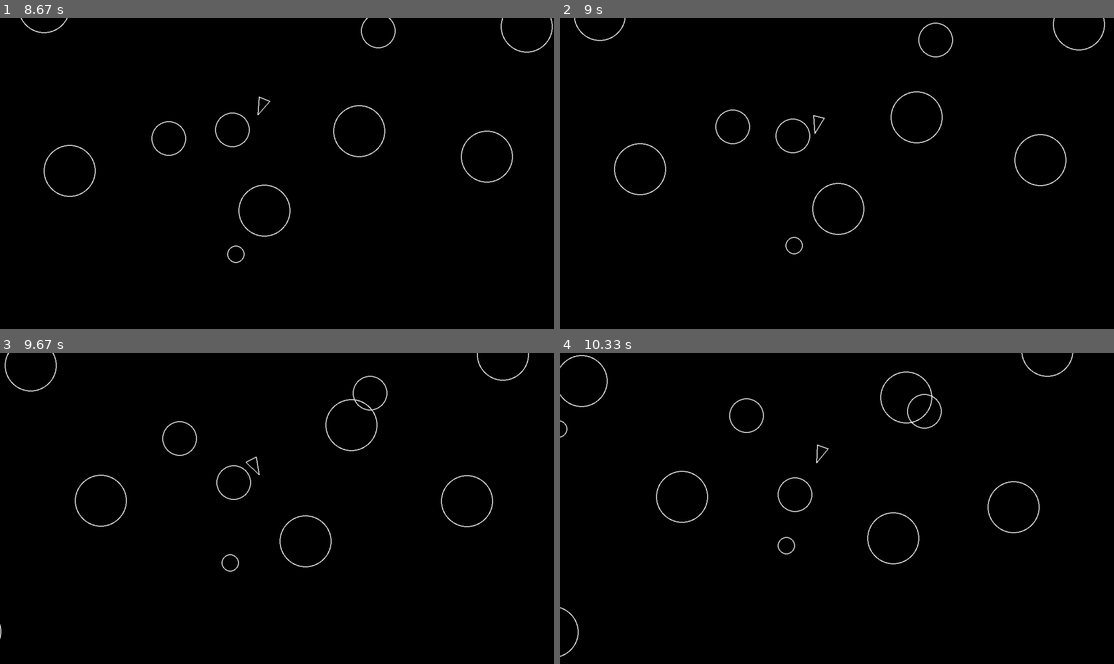
Above: before the commit, frames 1-4 (two rows, left to right).
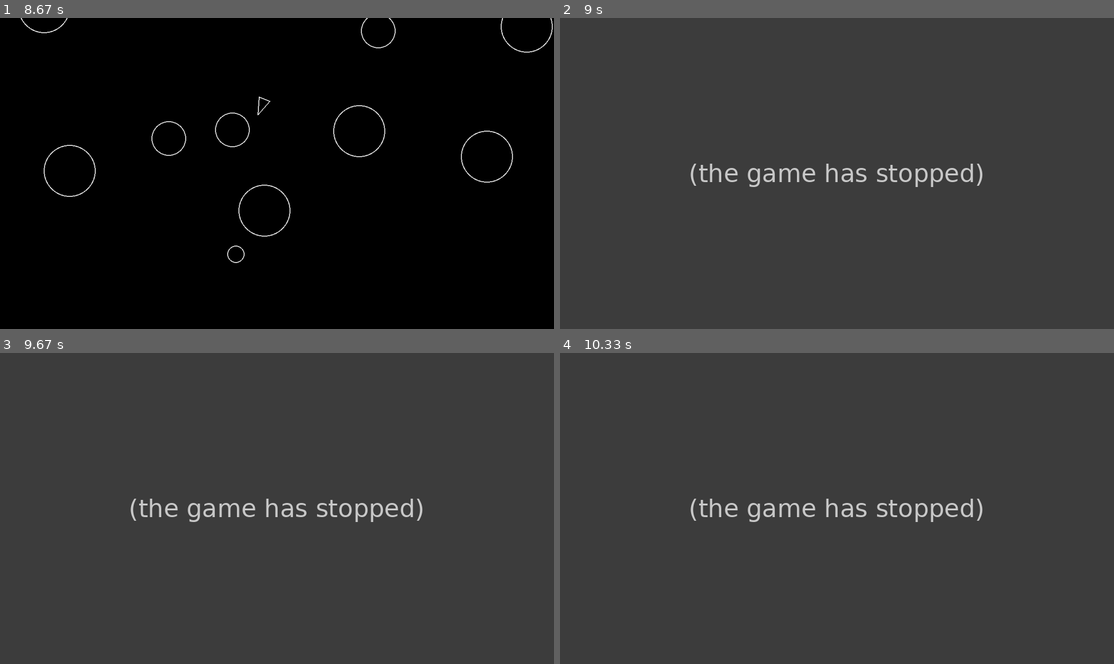
Above: after the commit, the same moments.

Repository: tianist/Asteroids-Pygame
Game: pygame game, started from main.py
Two runs of this game, one before a commit and one after it. Both use one fixed random seed, a clock stepped at 60 frames per second and the inputs below.
Inputs:
- Up to frame 1 (8.67 s): hold A 0.33-0.87 s; hold S 0.9-1.2 s; hold A 1.23-1.63 s; hold W 1.67-2.03 s; hold D 2.07-2.7 s; hold S 2.73-3.1 s; hold A 3.13-3.6 s; hold D 3.63-4.1 s; hold W 4.13-4.43 s; hold D 4.47-4.93 s; hold A 4.97-5.5 s; hold S 5.53-5.83 s; hold A 5.87-6.27 s; hold W 6.3-6.67 s; hold D 6.7-7.33 s; hold S 7.37-7.73 s; hold A 7.77-8.23 s; hold D from 8.27 s (still down)
- Up to frame 2 (9 s): release D at 8.73 s; hold W from 8.77 s (still down)
- Up to frame 3 (9.67 s): release W at 9.07 s; hold D 9.1-9.57 s; hold A from 9.6 s (still down)
- Up to frame 4 (10.33 s): release A at 10.13 s; hold S from 10.17 s (still down)

Frame 1 is identical in both runs. In frame 2, 100% of the frame differs, in the area x 0-100%, y 0-100%; in frame 3, 100%; in frame 4, 100%.
After the commit the program exited at 8.98 s; later frames show no game.

Commit message:
Game Exits on Collision, Says Game Over

Diff:
--- a/circleshape.py
+++ b/circleshape.py
@@ -20,3 +20,8 @@
     def update(self, dt):
         # must override
         pass
+
+    def collides_with(self, other):
+        if isinstance(other, CircleShape):
+            return self.position.distance_to(other.position) < other.radius + self.radius
+        return False
--- a/main.py
+++ b/main.py
@@ -1,9 +1,10 @@
 import pygame
 from constants import SCREEN_WIDTH, SCREEN_HEIGHT
-from logger import log_state
+from logger import log_state, log_event
 from player import Player
 from asteroidfield import AsteroidField
 from asteroid import Asteroid
+import sys
 
 def main():
     pygame.init()
@@ -27,6 +28,11 @@
         for entity in drawable:
             entity.draw(screen)
         updatable.update(dt)
+        for asteroid in asteroids:
+            if player.collides_with(asteroid):
+                log_event("player_hit")
+                print("Game Over!")
+                sys.exit()
         log_state()
         pygame.display.flip()
         dt = clock.tick(60) / 1000
Not shown, added: game_events.jsonl
